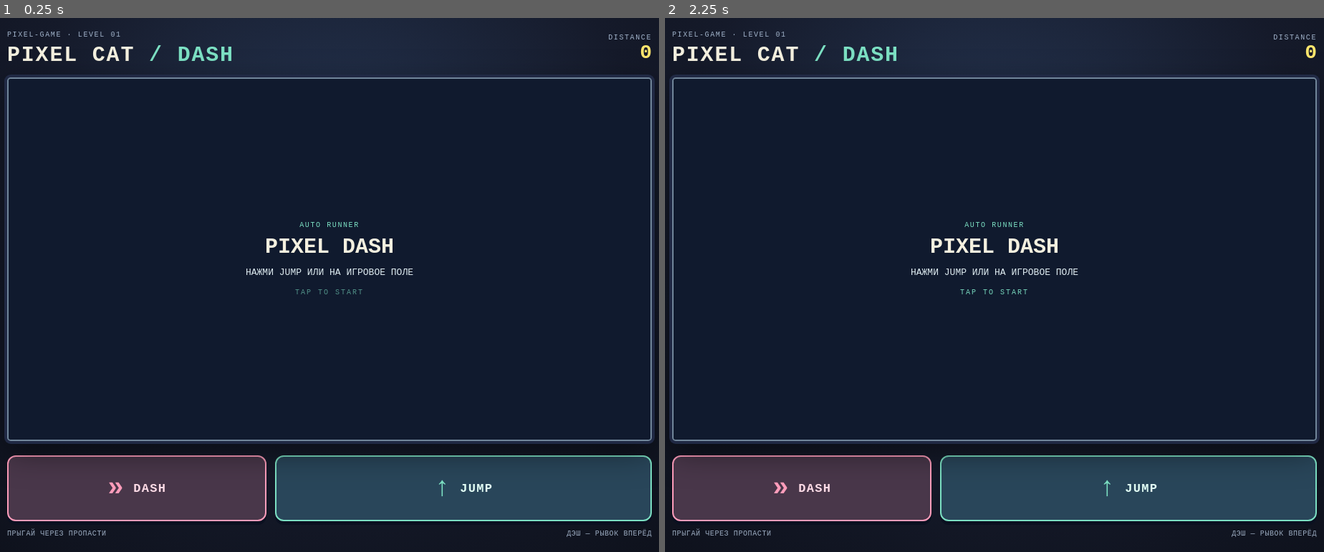
Above: before the commit, frames 1-2 (left to right).
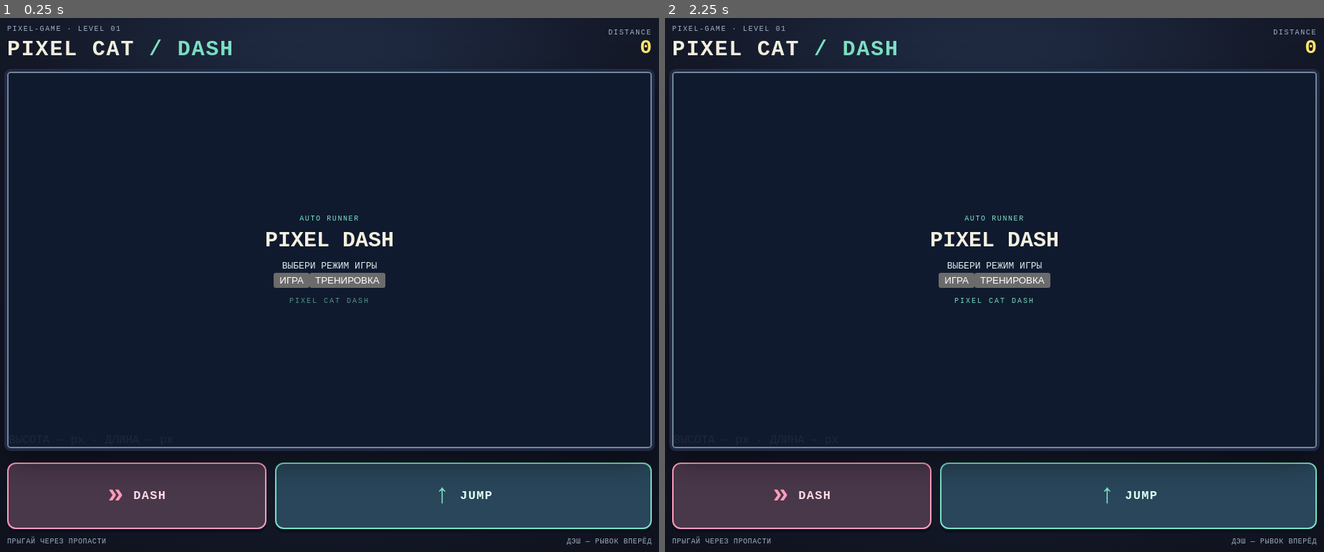
Above: after the commit, the same moments.

Repository: Startat6am/pixel-game
Game: browser game, page index.html
Same seed, same stepped clock (60 frames per second), same inputs: the game is played once before the commit and once after it.
Inputs (mouse positions are in pixels of both pictures, inside the frame that each line leads up to; where the layout moved, square brackets give the same spot in the first picture):
- Up to frame 1 (0.25 s): no input
- Up to frame 2 (2.25 s): click (994, 252) [994, 258] at 0.27 s; hold Left 1.03-1.6 s; tap Space at 1.1, 1.6, 2.1 s; hold Up 1.65-1.95 s; hold Up 2-2.23 s; click (954, 279) at 2.02 s, where only the run after the commit has a clickable "ИГРА"

The runs differ from the first frame. In frame 1, 7.2% of the frame differs, in the area x 0-100%, y 1-99%; in frame 2, 7.2%.
Error in both runs: ReferenceError: playBtn is not defined

Commit message:
Add game mode selection and training readout

Diff:
--- a/index.html
+++ b/index.html
@@ -15,11 +15,13 @@
     </header>
     <section class="game-area" aria-label="Игровое поле">
       <div class="canvas-frame">
-        <canvas id="game" width="320" height="180" aria-label="Тап по полю или JUMP — прыжок"></canvas>
+        <canvas id="game" width="320" height="180" aria-label="Игровое поле"></canvas>
+        <div class="jump-metrics is-hidden" id="jump-metrics">ВЫСОТА — px · ДЛИНА — px</div>
         <div class="overlay" id="overlay">
           <p class="overlay-kicker">AUTO RUNNER</p><h2 id="overlay-title">PIXEL DASH</h2>
-          <p id="overlay-hint">НАЖМИ JUMP ИЛИ НА ИГРОВОЕ ПОЛЕ</p>
-          <span class="start-cue">TAP TO START</span>
+          <p id="overlay-hint">ВЫБЕРИ РЕЖИМ ИГРЫ</p>
+          <div class="mode-choices"><button id="play-mode" type="button">ИГРА</button><button id="training-mode" type="button">ТРЕНИРОВКА</button></div>
+          <span class="start-cue">PIXEL CAT DASH</span>
         </div>
       </div>
     </section>
